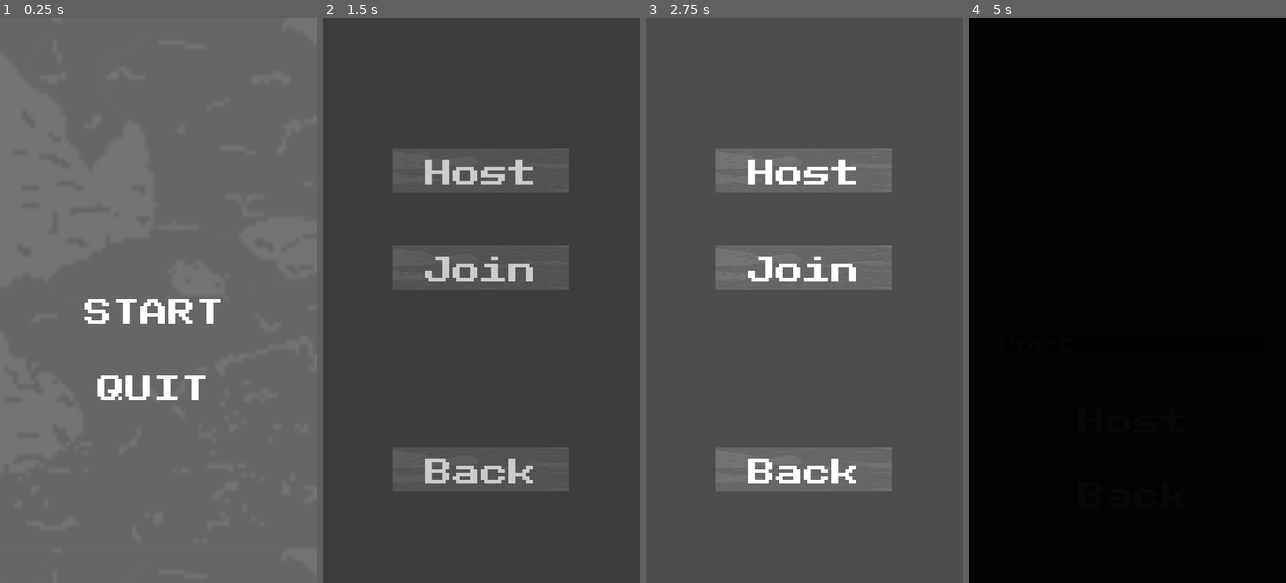
Above: before the commit, frames 1-4 (left to right).
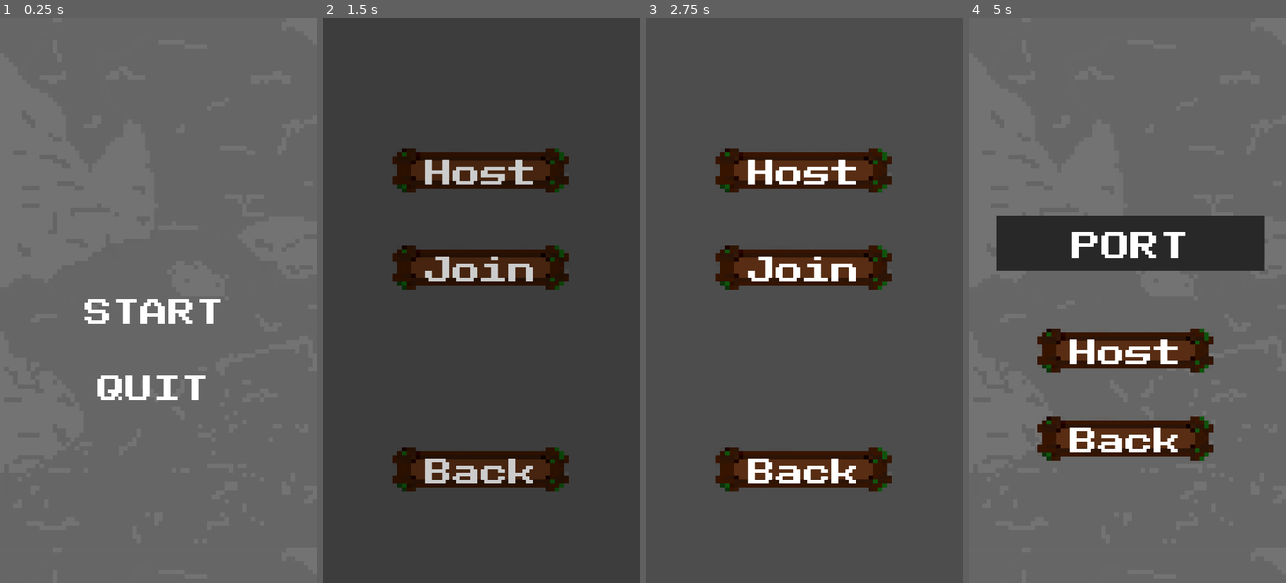
Above: after the commit, the same moments.

Repository: Koloss0/Out-Of-The-Gutter
Game: Godot game, scene res://Scenes/title_page.tscn
Same seed, same stepped clock (60 frames per second), same inputs: the game is played once before the commit and once after it.
Inputs (mouse positions are in pixels of both pictures, inside the frame that each line leads up to):
- Up to frame 1 (0.25 s): no input
- Up to frame 2 (1.5 s): click "START" at 0.5 s; move the mouse to (551, 272) at 1.27 s; click (551, 272) at 1.42 s
- Up to frame 3 (2.75 s): tap Enter at 2 s; move the mouse to (741, 328) at 2.02 s; click (741, 328) at 2.17 s
- Up to frame 4 (5 s): click "Host" at 2.75 s; move the mouse to (1159, 176) at 3.52 s; click (1159, 176) at 3.67 s; tap Space at 4.25 s; move the mouse to (1111, 413) at 4.27 s; click (1111, 413) at 4.42 s

The runs differ from the first frame. In frame 2, 9.2% of the frame differs, in the area x 21-78%, y 23-84%; in frame 3, 11%; in frame 4, 100%, in the area x 0-100%, y 0-100%.

Commit message:
modified the texture button

Diff:
--- a/Scenes/host_page.tscn
+++ b/Scenes/host_page.tscn
@@ -1,8 +1,10 @@
-[gd_scene load_steps=4 format=3 uid="uid://bwchq5nxc4mdf"]
+[gd_scene load_steps=6 format=3 uid="uid://bwchq5nxc4mdf"]
 
 [ext_resource type="PackedScene" uid="uid://d06y0af7layko" path="res://Scenes/labeled_texture_button.tscn" id="1_hs5vx"]
 [ext_resource type="Theme" uid="uid://b8amwfp2xjd5v" path="res://Themes/ui.tres" id="1_o1is0"]
 [ext_resource type="Script" path="res://Scripts/host_page.gd" id="2_ij063"]
+[ext_resource type="Texture2D" uid="uid://be4xldphturmu" path="res://Art/sewer_wall.png" id="4_omjky"]
+[ext_resource type="Texture2D" uid="uid://cg5ay8tl3m4bi" path="res://Art/Light_Gray.PNG" id="5_kyhjs"]
 
 [node name="HostPage" type="Control"]
 layout_mode = 3
@@ -14,33 +16,58 @@
 theme = ExtResource("1_o1is0")
 script = ExtResource("2_ij063")
 
+[node name="TextureRect" type="TextureRect" parent="."]
+texture_filter = 1
+layout_mode = 0
+offset_right = 1080.0
+offset_bottom = 1920.0
+texture = ExtResource("4_omjky")
+
 [node name="Host" parent="." instance=ExtResource("1_hs5vx")]
 layout_mode = 0
-offset_left = 262.0
-offset_top = 1288.0
-offset_right = 862.0
-offset_bottom = 1438.0
+offset_left = 233.0
+offset_top = 1055.0
+offset_right = 833.0
+offset_bottom = 1205.0
 
 [node name="Label" parent="Host" index="0"]
 text = "Host"
 
 [node name="BackButton" parent="." instance=ExtResource("1_hs5vx")]
 layout_mode = 0
-offset_left = 262.0
-offset_top = 1540.0
-offset_right = 862.0
-offset_bottom = 1690.0
+offset_left = 233.0
+offset_top = 1354.0
+offset_right = 833.0
+offset_bottom = 1504.0
 
 [node name="Label" parent="BackButton" index="0"]
 text = "Back"
 
 [node name="Port" type="LineEdit" parent="."]
 layout_mode = 0
-offset_left = 96.0
-offset_top = 1064.0
-offset_right = 1000.0
-offset_bottom = 1136.0
+offset_left = 94.0
+offset_top = 673.0
+offset_right = 1007.0
+offset_bottom = 827.0
 placeholder_text = "Port"
+
+[node name="TextureRect2" type="TextureRect" parent="Port"]
+texture_filter = 1
+texture_repeat = 3
+layout_mode = 0
+offset_right = 913.0
+offset_bottom = 186.0
+texture = ExtResource("5_kyhjs")
+
+[node name="Label" type="Label" parent="Port"]
+texture_filter = 1
+layout_mode = 0
+offset_right = 913.0
+offset_bottom = 186.0
+theme_override_font_sizes/font_size = 100
+text = "PORT"
+horizontal_alignment = 1
+vertical_alignment = 1
 
 [connection signal="pressed" from="Host" to="." method="on_connect_pressed"]
 [connection signal="pressed" from="BackButton" to="." method="_on_back_button_pressed"]
--- a/Scenes/join_page.tscn
+++ b/Scenes/join_page.tscn
@@ -1,8 +1,9 @@
-[gd_scene load_steps=4 format=3 uid="uid://fan4i03uds0m"]
+[gd_scene load_steps=5 format=3 uid="uid://fan4i03uds0m"]
 
 [ext_resource type="Theme" uid="uid://b8amwfp2xjd5v" path="res://Themes/ui.tres" id="1_ibnqj"]
 [ext_resource type="PackedScene" uid="uid://d06y0af7layko" path="res://Scenes/labeled_texture_button.tscn" id="2_bn0s2"]
 [ext_resource type="Script" path="res://Scripts/join_page.gd" id="2_ef8gm"]
+[ext_resource type="Texture2D" uid="uid://bnfubdqfxefer" path="res://Art/sewer_bg.png" id="3_f66hd"]
 
 [node name="JoinPage" type="Control"]
 layout_mode = 3
@@ -13,6 +14,14 @@
 grow_vertical = 2
 theme = ExtResource("1_ibnqj")
 script = ExtResource("2_ef8gm")
+
+[node name="TextureRect" type="TextureRect" parent="."]
+texture_filter = 1
+texture_repeat = 3
+layout_mode = 0
+offset_right = 1090.0
+offset_bottom = 1923.0
+texture = ExtResource("3_f66hd")
 
 [node name="Connect" parent="." instance=ExtResource("2_bn0s2")]
 layout_mode = 0
--- a/Scenes/labeled_texture_button.tscn
+++ b/Scenes/labeled_texture_button.tscn
@@ -1,15 +1,15 @@
 [gd_scene load_steps=3 format=3 uid="uid://d06y0af7layko"]
 
-[ext_resource type="Texture2D" uid="uid://bnfubdqfxefer" path="res://Art/sewer_bg.png" id="1_24xgl"]
 [ext_resource type="Theme" uid="uid://b8amwfp2xjd5v" path="res://Themes/ui.tres" id="1_285mj"]
+[ext_resource type="Texture2D" uid="uid://tdgrnhhj3d4d" path="res://Art/Illustration-B.png" id="2_ksjs0"]
 
 [node name="LabeledTextureButton" type="TextureButton"]
 texture_filter = 1
 custom_minimum_size = Vector2(600, 150)
-offset_right = 182.0
-offset_bottom = 72.0
+offset_right = 1082.0
+offset_bottom = 335.0
 theme = ExtResource("1_285mj")
-texture_normal = ExtResource("1_24xgl")
+texture_normal = ExtResource("2_ksjs0")
 stretch_mode = 0
 
 [node name="Label" type="Label" parent="."]
--- a/Scenes/title_page.tscn
+++ b/Scenes/title_page.tscn
@@ -19,6 +19,8 @@
 script = ExtResource("1_xvnd4")
 
 [node name="TextureRect" type="TextureRect" parent="."]
+texture_filter = 1
+texture_repeat = 3
 layout_mode = 1
 anchors_preset = 15
 anchor_right = 1.0
Binary file added: Art/Light_Gray.PNG
Not shown, added: Art/Light_Gray.PNG.import
Binary file added: Art/Solid_black.png
Not shown, added: Art/Solid_black.png.import
